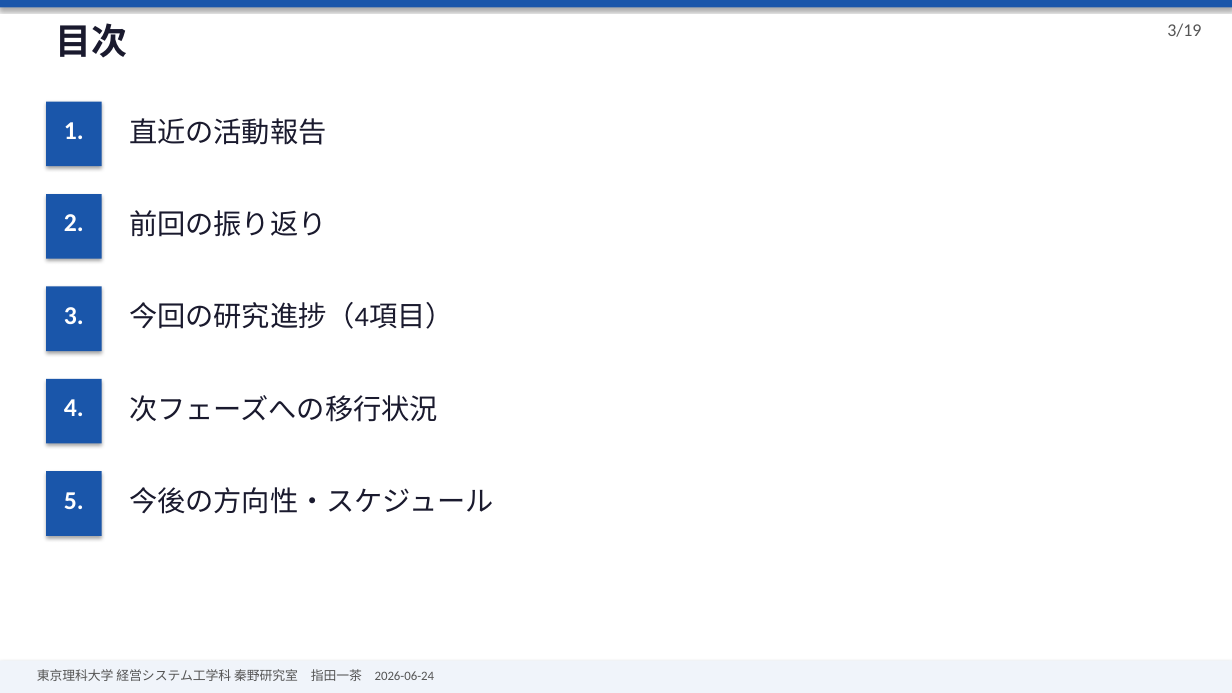
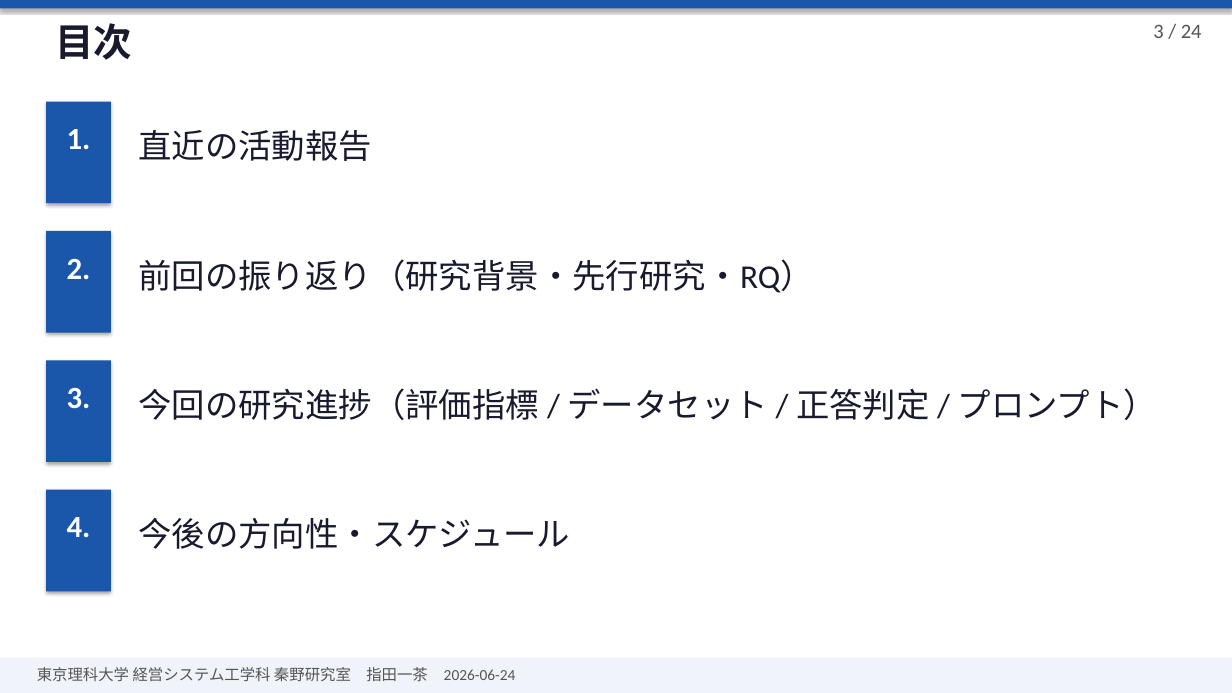
Before and after one commit to issa311sas-hub/test, a slide deck: slide 3 of research/presentations/2026-06-24-seminar-slides.pptx. Drawn at 1232x693 pixels with LibreOffice and Linux fonts; fonts in the diff are those of the drawing. Boxes give left, top, right and bottom in pixels: in the first picture for what was removed or moved away, otherwise in the second. Text is boxed around its words. In the diff, an @@ line names an element or a change of style, - is before the commit and + after.

```diff
--- a/research/presentations/2026-06-24-seminar-slides.pptx
+++ b/research/presentations/2026-06-24-seminar-slides.pptx
@@ text "目次" at (55, 23, 132, 60): size 28 to 30 pt @@
@@ text at (1153, 24, 1202, 38): text changed; size 14 to 16 pt @@
-3/19
+3 / 24
@@ rectangle: place and size @@
-rectangle at (46, 102, 102, 166)
+rectangle at (46, 102, 111, 203)
@@ text "直近の活動報告": place and size @@
-text "直近の活動報告" at (129, 118, 326, 145)
+text "直近の活動報告" at (138, 130, 372, 161)
@@ text "直近の活動報告" at (138, 130, 372, 161): size 22 to 26 pt @@
@@ rectangle: place and size @@
-rectangle at (46, 194, 102, 259)
+rectangle at (46, 231, 111, 333)
@@ text "2.": place and size @@
-text "2." at (64, 214, 84, 231)
+text "2." at (67, 258, 91, 279)
@@ text at (138, 259, 813, 293): text changed; size 22 to 26 pt @@
-前回の振り返り
+前回の振り返り（研究背景・先行研究・RQ）
@@ text "3.": place and size @@
-text "3." at (64, 307, 84, 324)
+text "3." at (67, 388, 91, 409)
@@ rectangle: place and size @@
-rectangle at (46, 287, 102, 351)
+rectangle at (46, 360, 111, 462)
@@ text at (138, 388, 1157, 420): text changed; size 22 to 26 pt @@
-今回の研究進捗（4項目）
+今回の研究進捗（評価指標 / データセット / 正答判定 / プロンプト）
@@ text removed at (129, 395, 438, 422) @@
-次フェーズへの移行状況
@@ rectangle removed at (46, 471, 102, 536) @@
@@ size 20 to 24 pt in 4 elements at (67, 129, 91, 149), (67, 258, 91, 279), (67, 388, 91, 409), (67, 517, 91, 537) @@
@@ text "4.": place and size @@
-text "4." at (64, 399, 84, 416)
+text "4." at (67, 517, 91, 537)
@@ rectangle: place and size @@
-rectangle at (46, 379, 102, 444)
+rectangle at (46, 490, 111, 592)
@@ text removed at (64, 492, 84, 509) @@
-5.
@@ text "今後の方向性・スケジュール" at (138, 518, 570, 549): size 22 to 26 pt @@
@@ text "今後の方向性・スケジュール": place and size @@
-text "今後の方向性・スケジュール" at (129, 487, 494, 514)
+text "今後の方向性・スケジュール" at (138, 518, 570, 549)
@@ text "東京理科大学 経営システム工学科 秦野研究室 指田一茶 2026-06-24" at (37, 667, 516, 682): size 10 to 12 pt @@
```
Also in this commit, not shown: 13 other slides changed, 10 slides added, 5 slides removed, 1 other file.
